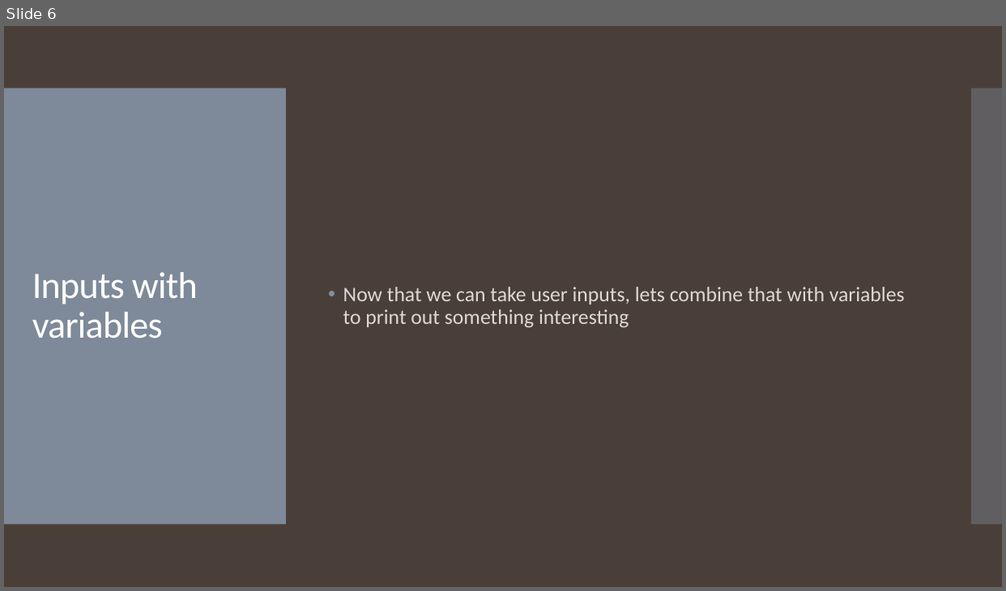
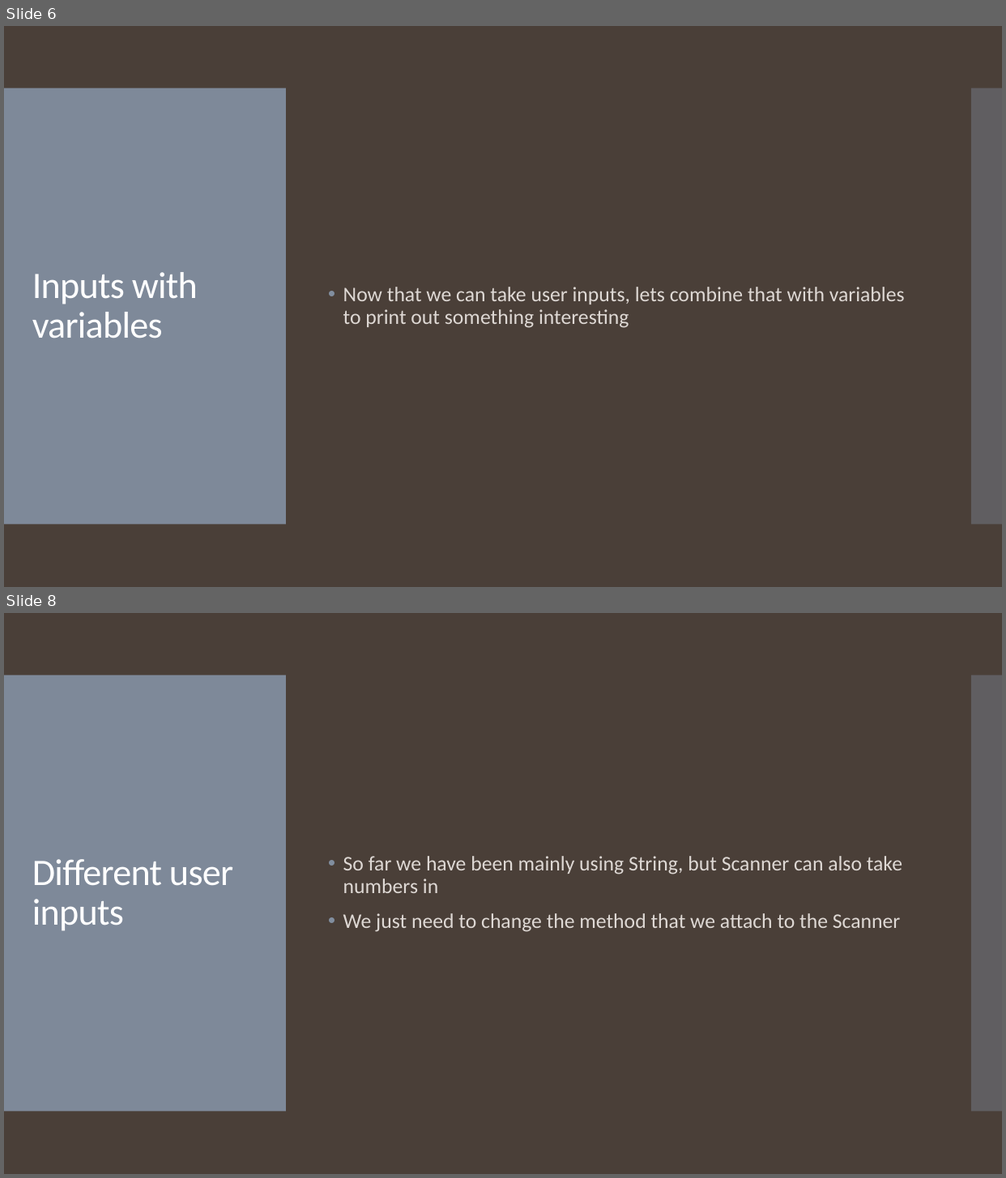
Before and after one commit to jonluu1/Java-Primer, a slide deck: Lesson 02/Lesson 02 - Inputs.pptx. Shown one above the other, each under a label of ours: slide 6 before the commit, slides 6 and 8 after it; the slides between them are not shown. The pictures are 1006x591 and 1006x1178 pixels, drawn with LibreOffice and Linux fonts; fonts in the diff are those of the drawing. Boxes give left, top, right and bottom in pixels: in the first picture for what was removed or moved away, otherwise in the second. Text is boxed around its words. In the diff, an @@ line names an element or a change of style, - is before the commit and + after.

Commit message:
inputs

```diff
--- a/Lesson 02/Lesson 02 - Inputs.pptx
+++ b/Lesson 02/Lesson 02 - Inputs.pptx
@@ slide 8 added at bbox=[4, 613, 1002, 1174], background #4A3F38; not listed: 2 template elements that a slide beside it also shows @@
@@ title added at bbox=[32, 859, 233, 931], 36 pt, text #FFFFFF @@
+Different user inputs
@@ text added at bbox=[343, 856, 902, 932], 20 pt, text #DED8D4 @@
+• So far we have been mainly using String, but Scanner can also take numbers in
+• We just need to change the method that we attach to the Scanner
```
Also in this commit, not shown: 1 slide changed, 1 other slide added.
